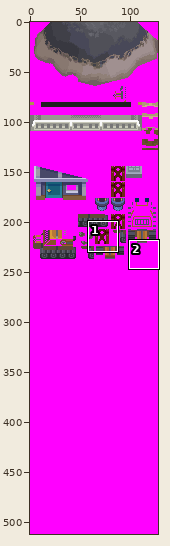
Sprite sheet: tiles/oreburgh_south/middle.png. Above: a wide view before the commit, with the close-up outlined.
Close-up. The starting point:
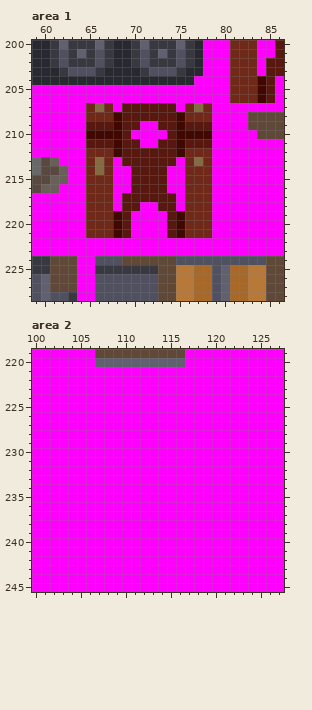
The file is 128x512 pixels. Shown: area 1: x 59..86, y 200..228; area 2: x 100..127, y 219..245.
The same view after the edit:
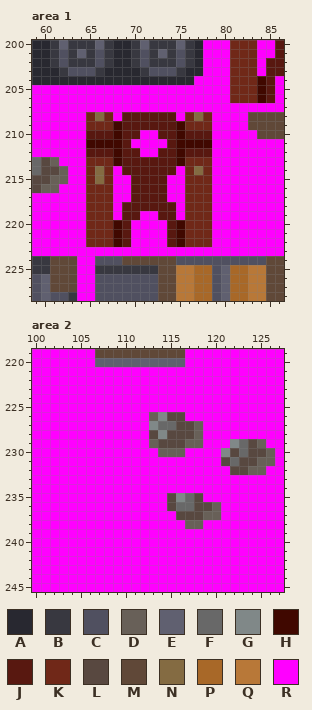
Palette (. is transparent): A #282830  B #383840  C #505060  D #686058  E #606070  F #686868  G #808888  H #400800  J #581810  K #702818  L #584840  M #604838  N #846b42  P #a86828  Q #b87838  R #ff00ff
Edits made:
--- area 1
@@ x 63..80 @@
 206 RRRRRRRRRRRRRRRRRR
-207 RRKNKRJJJJJJRKNKRR
-208 RRKKKHJJJJJJHKKKRR
-209 RRJJJHJJRRJJHJJJRR
-210 RRHHHHJRRRRJHHHHRR
-211 RRJJJHJJRRJJHJJJRR
-212 RRKKKHJJJJJJHKKKRR
-213 RRKNKRJJJJJJRKNKRR
-214 RRKNKRRJJJJRRKKKRR
-215 RRKKKRRJJJJRRKKKRR
+207 RRRRRRRRRRRRRRRRRR
+208 RRKNKRJJJJJJRKNKRR
+209 RRKKKHJJJJJJHKKKRR
+210 RRJJJHJJRRJJHJJJRR
+211 RRHHHHJRRRRJHHHHRR
+212 RRJJJHJJRRJJHJJJRR
+213 RRKKKHJJJJJJHKKKRR
+214 RRKNKRJJJJJJRKNKRR
+215 RRKNKRRJJJJRRKKKRR
 216 RRKKKRRJJJJRRKKKRR
-217 RRKKKRJJJJJJRKKKRR
-218 RRKKKRJJRRJJRKKKRR
-219 RRKKKHJRRRRJHKKKRR
+217 RRKKKRRJJJJRRKKKRR
+218 RRKKKRJJJJJJRKKKRR
+219 RRKKKRJJRRJJRKKKRR
 220 RRKKKHJRRRRJHKKKRR
 221 RRKKKHJRRRRJHKKKRR
-222 RRRRRRRRRRRRRRRRRR
+222 RRKKKHJRRRRJHKKKRR
 223 RRRRRRRRRRRRRRRRRR
--- area 2
@@ x 111..127 @@
 225 RRRRRRRRRRRRRRRRR
-226 RRRRRRRRRRRRRRRRR
-227 RRRRRRRRRRRRRRRRR
-228 RRRRRRRRRRRRRRRRR
-229 RRRRRRRRRRRRRRRRR
-230 RRRRRRRRRRRRRRRRR
-231 RRRRRRRRRRRRRRRRR
-232 RRRRRRRRRRRRRRRRR
+226 RRDGLLRRRRRRRRRRR
+227 RRGFFLLDRRRRRRRRR
+228 RRLGLLLDRRRRRRRRR
+229 RRDLLLDDRRRGFLDRR
+230 RRRDDDRRRRGLFLLDR
+231 RRRRRRRRRRLFLLDDR
+232 RRRRRRRRRRRLLDDRR
 233 RRRRRRRRRRRRRRRRR
 234 RRRRRRRRRRRRRRRRR
-235 RRRRRRRRRRRRRRRRR
-236 RRRRRRRRRRRRRRRRR
-237 RRRRRRRRRRRRRRRRR
-238 RRRRRRRRRRRRRRRRR
+235 RRRRLGFLRRRRRRRRR
+236 RRRRLFFLLDRRRRRRR
+237 RRRRRLLLDDRRRRRRR
+238 RRRRRRDDRRRRRRRRR
 239 RRRRRRRRRRRRRRRRR
Changed places in both close-ups, as pixel boxes (x1, y1, x2, y2):
changed: (86, 103, 212, 247)
changed: (149, 412, 275, 529)
